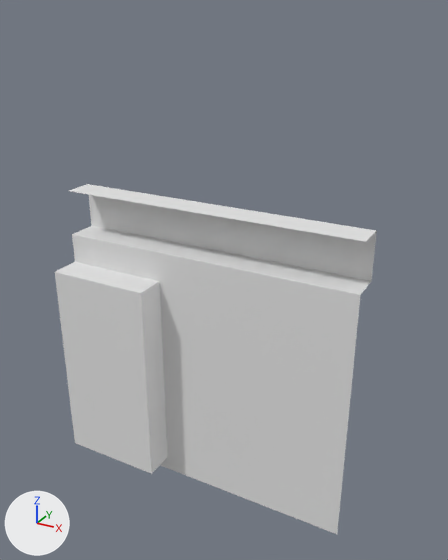
An edit to the FBX model SmugglerUnity/Assets/Models/urbanShops/shopWindowSideAdvert.fbx, drawn before and after from the same camera.
Camera for both pictures: a camera (50 mm lens) standing at (1.81, -3.78, 3.1) and looking at (0.12, -0.7, 1.56). Lighting does not change. The marker at lower left points along +X, +Y and +Z. Vertices at the same position are counted once.

Names of what the first picture shows: 'shopWindowSideAdvert'.
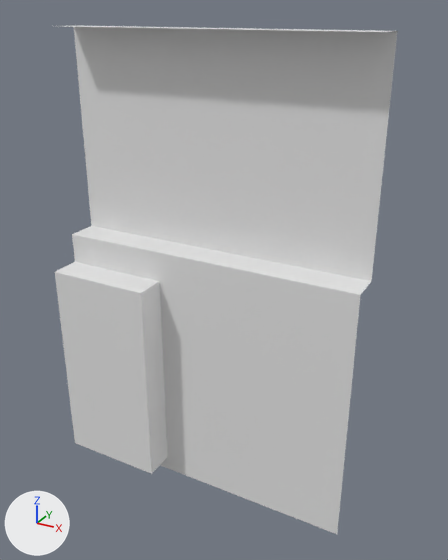
Changed parts and their boxes (x1, y1, x2, y2) in the pictures (448 x 560 px; the box of a moved part takes in the faces that stretch with it):
'shopWindowSideAdvert', reshaped (7% wider, 45% taller)
    before: (55, 184, 377, 534)
    after: (55, 25, 398, 534)
part 1 of me_mesh, moved or reshaped
    before: (69, 184, 377, 281)
    after: (65, 25, 398, 281)

Patch to the scene script:
```diff
--- a/SmugglerUnity/Assets/Models/urbanShops/shopWindowSideAdvert.fbx.py
+++ b/SmugglerUnity/Assets/Models/urbanShops/shopWindowSideAdvert.fbx.py
@@ me_mesh @@
 me_mesh.from_pydata(...)  # 246 vertices, 182 faces; spans x -1.0..1.0, y -1.0..-0.6, z 0.0..2.0
 # used by ob_shopwindowsideadvert; location = (0.0, 0.0, 0.0); rotation_euler = (-3.142, 0.0, 0.0), in degrees (-180, 0, 0); scale = (-1.0, -1.0, -1.0)
+# me_mesh part 1: all 9 vertices in x -1.0..1.0, y -0.8..-0.6, z 2.0 are moved by (0.0, 0.0, 1.0)
```
